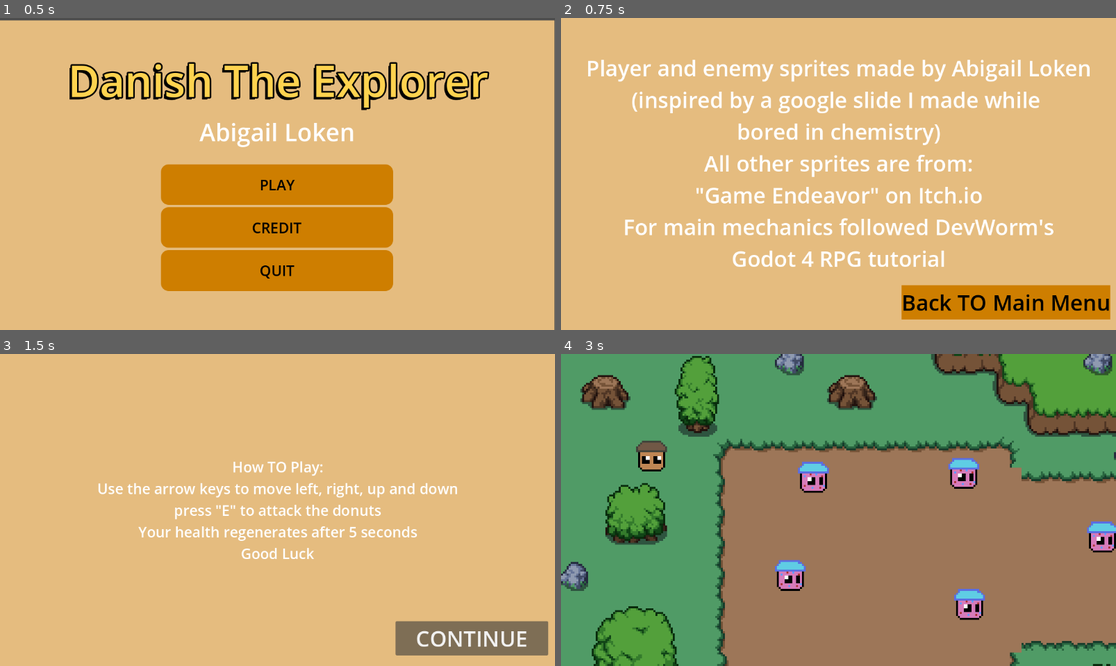
Above: before the commit, frames 1-4 (two rows, left to right).
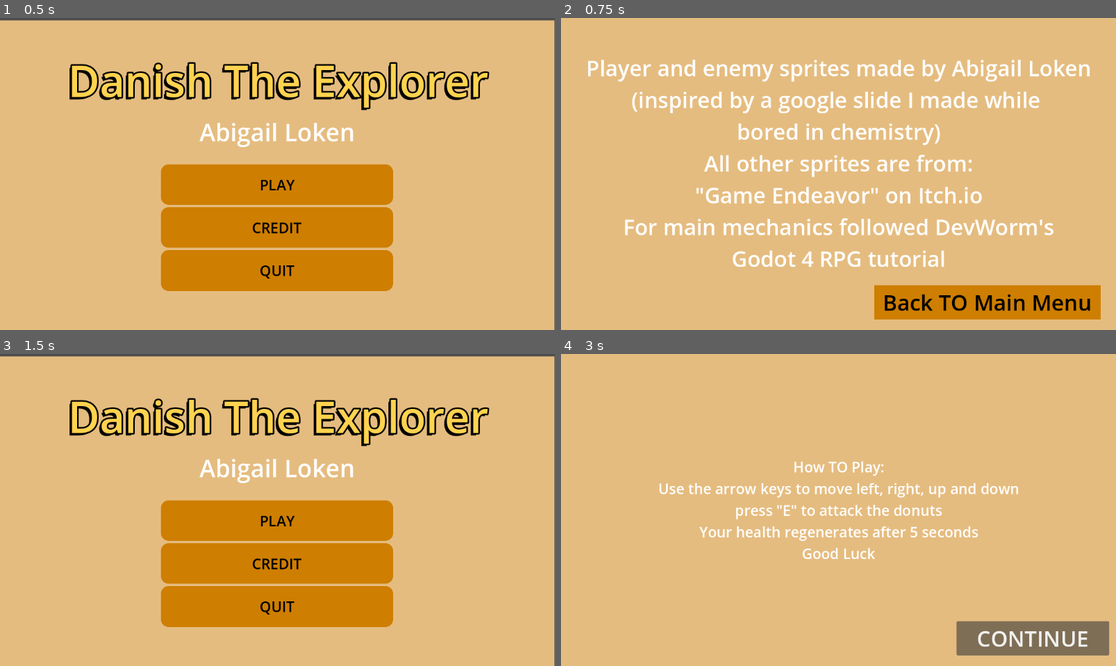
Above: after the commit, the same moments.

Repository: Abbby1007/Danish_The_Explorer
Game: Godot game, scene res://scenes/menu.tscn
Two runs of this game, one before a commit and one after it. Both use one fixed random seed, a clock stepped at 60 frames per second and the inputs below.
Inputs (mouse positions are in pixels of both pictures, inside the frame that each line leads up to):
- Up to frame 1 (0.5 s): no input
- Up to frame 2 (0.75 s): click "CREDIT" at 0.5 s
- Up to frame 3 (1.5 s): click "Back TO Main Menu" at 1.25 s
- Up to frame 4 (3 s): click (838, 519) at 2 s, where only the run after the commit has a clickable "PLAY"; click "CONTINUE" at 2.75 s

Frame 1 is identical in both runs. In frame 2, 1.8% of the frame differs, in the area x 56-99%, y 85-97%; in frame 3, 28%; in frame 4, 100%, in the area x 0-100%, y 0-100%.
Error before the commit: Cannot call method 'change_scene_to_file' on a null value. (res://scripts/continue.gd:7)

Commit message:
final touch on "Danish The Explorer"

Diff:
--- a/scenes/credit.gd
+++ /dev/null
@@ -1,5 +0,0 @@
-extends Control
-
-
-func _on_back_to_main_menu_pressed():
-	get_tree().change_scene_to_file("res://scenes/how_to_play.tscn")
--- a/scenes/credit.tscn
+++ b/scenes/credit.tscn
@@ -1,13 +1,22 @@
 [gd_scene load_steps=5 format=3 uid="uid://cwrxebuswtvow"]
 
-[ext_resource type="Script" uid="uid://bj4l036trt0p8" path="res://scenes/credit.gd" id="1_5egdn"]
-[ext_resource type="Script" uid="uid://dt5up7xuhjpo6" path="res://scripts/continue.gd" id="1_kmqx5"]
+[ext_resource type="Script" uid="uid://bj4l036trt0p8" path="res://scripts/credit.gd" id="1_5egdn"]
 
 [sub_resource type="StyleBoxFlat" id="StyleBoxFlat_5egdn"]
 bg_color = Color(0.898039, 0.737255, 0.498039, 1)
 
 [sub_resource type="StyleBoxFlat" id="StyleBoxFlat_st0h4"]
 bg_color = Color(0.807843, 0.494118, 0, 1)
+
+[sub_resource type="GDScript" id="GDScript_kmqx5"]
+script/source = "extends Button
+
+
+
+
+func _on_pressed() :
+	get_tree().change_scene_to_file(\"res://scenes/world.tscn\")
+"
 
 [node name="credit" type="Control"]
 layout_mode = 3
@@ -53,15 +62,14 @@
 
 [node name="back_to_main_menu" type="Button" parent="."]
 layout_mode = 0
-offset_left = 707.0
+offset_left = 650.0
 offset_top = 555.0
-offset_right = 1140.0
+offset_right = 1120.0
 offset_bottom = 626.0
 theme_override_colors/font_color = Color(0, 0, 0, 1)
 theme_override_font_sizes/font_size = 45
 theme_override_styles/normal = SubResource("StyleBoxFlat_st0h4")
 text = "Back TO Main Menu"
-script = ExtResource("1_kmqx5")
+script = SubResource("GDScript_kmqx5")
 
 [connection signal="pressed" from="back_to_main_menu" to="." method="_on_back_to_main_menu_pressed"]
-[connection signal="pressed" from="back_to_main_menu" to="back_to_main_menu" method="_on_pressed"]
--- a/scenes/how_to_play.tscn
+++ b/scenes/how_to_play.tscn
@@ -1,12 +1,22 @@
-[gd_scene load_steps=4 format=3 uid="uid://b57121kg8qw47"]
+[gd_scene load_steps=5 format=3 uid="uid://b57121kg8qw47"]
 
-[ext_resource type="Script" uid="uid://dt5up7xuhjpo6" path="res://scripts/continue.gd" id="1_d4i75"]
+[ext_resource type="Script" uid="uid://32pmith5kcma" path="res://scripts/how_to_play.gd" id="1_d4i75"]
 
 [sub_resource type="StyleBoxFlat" id="StyleBoxFlat_6qix6"]
 bg_color = Color(0.898039, 0.737255, 0.498039, 1)
 
 [sub_resource type="StyleBoxFlat" id="StyleBoxFlat_d4i75"]
 bg_color = Color(0.807843, 0.494118, 0, 1)
+
+[sub_resource type="GDScript" id="GDScript_kmqx5"]
+script/source = "extends Button
+
+
+
+
+func _on_pressed() :
+	get_tree().change_scene_to_file(\"res://scenes/world.tscn\")
+"
 
 [node name="How_To_Play" type="Control"]
 layout_mode = 3
@@ -15,6 +25,7 @@
 anchor_bottom = 1.0
 grow_horizontal = 2
 grow_vertical = 2
+script = ExtResource("1_d4i75")
 
 [node name="Panel" type="Panel" parent="."]
 layout_mode = 1
@@ -35,7 +46,7 @@
 theme_override_font_sizes/font_size = 45
 theme_override_styles/normal = SubResource("StyleBoxFlat_d4i75")
 text = "CONTINUE"
-script = ExtResource("1_d4i75")
+script = SubResource("GDScript_kmqx5")
 
 [node name="Label" type="Label" parent="."]
 layout_mode = 1
@@ -59,4 +70,4 @@
 horizontal_alignment = 1
 vertical_alignment = 1
 
-[connection signal="pressed" from="Continue" to="Continue" method="_on_pressed"]
+[connection signal="pressed" from="Continue" to="." method="_on_continue_pressed"]
--- a/scenes/win.tscn
+++ b/scenes/win.tscn
@@ -1,13 +1,22 @@
 [gd_scene load_steps=5 format=3 uid="uid://cqabaw2l7kxb3"]
 
 [ext_resource type="Script" uid="uid://bgwfoap5ruvef" path="res://scripts/win.gd" id="1_826fv"]
-[ext_resource type="Script" uid="uid://dt5up7xuhjpo6" path="res://scripts/continue.gd" id="1_r4oei"]
 
 [sub_resource type="StyleBoxFlat" id="StyleBoxFlat_afbyi"]
 bg_color = Color(0.898039, 0.737255, 0.498039, 1)
 
 [sub_resource type="StyleBoxFlat" id="StyleBoxFlat_826fv"]
 bg_color = Color(0.807843, 0.494118, 0, 1)
+
+[sub_resource type="GDScript" id="GDScript_kmqx5"]
+script/source = "extends Button
+
+
+
+
+func _on_pressed() :
+	get_tree().change_scene_to_file(\"res://scenes/world.tscn\")
+"
 
 [node name="Win" type="Control"]
 layout_mode = 3
@@ -34,20 +43,21 @@
 anchor_top = 0.5
 anchor_right = 0.5
 anchor_bottom = 0.5
-offset_left = -281.0
+offset_left = -404.5
 offset_top = -108.5
-offset_right = 281.0
+offset_right = 404.5
 offset_bottom = 108.5
 grow_horizontal = 2
 grow_vertical = 2
 theme_override_font_sizes/font_size = 45
-text = "Congratualtions"
+text = "Congratualtions
+You have defeated the donut wizards"
 horizontal_alignment = 1
 vertical_alignment = 1
 
 [node name="back_to_main_menu" type="Button" parent="."]
 layout_mode = 0
-offset_left = 707.0
+offset_left = 667.0
 offset_top = 555.0
 offset_right = 1140.0
 offset_bottom = 626.0
@@ -55,6 +65,6 @@
 theme_override_font_sizes/font_size = 45
 theme_override_styles/normal = SubResource("StyleBoxFlat_826fv")
 text = "Back TO Main Menu"
-script = ExtResource("1_r4oei")
+script = SubResource("GDScript_kmqx5")
 
 [connection signal="pressed" from="back_to_main_menu" to="." method="_on_back_to_main_menu_pressed"]
--- a/scripts/boss.gd
+++ b/scripts/boss.gd
@@ -4,7 +4,7 @@
 var player_chase = false
 var player = null
 
-var health = 200
+var health = 150
 var player_inattack_zone = false
 var can_take_damage  = true
 
@@ -70,7 +70,7 @@
 
 	healthbar.value = health
 
-	if health >= 100:
+	if health >= 150:
 		healthbar.visible = false
 	else:
 		healthbar.visible = true
--- /dev/null
+++ b/scripts/credit.gd
@@ -0,0 +1,8 @@
+extends Control
+
+
+
+
+
+func _on_back_to_main_menu_pressed():
+	get_tree().change_scene_to_file("res://scenes/menu.tscn")
--- a/scripts/continue.gd
+++ b/scripts/how_to_play.gd
@@ -1,7 +1,5 @@
-extends Button
+extends Control
 
 
-
-
-func _on_pressed() :
+func _on_continue_pressed():
 	get_tree().change_scene_to_file("res://scenes/world.tscn")
Not shown, removed: scripts/continue.gd.uid
Renamed: scenes/credit.gd.uid -> scripts/credit.gd.uid
Not shown, added: scripts/how_to_play.gd.uid
